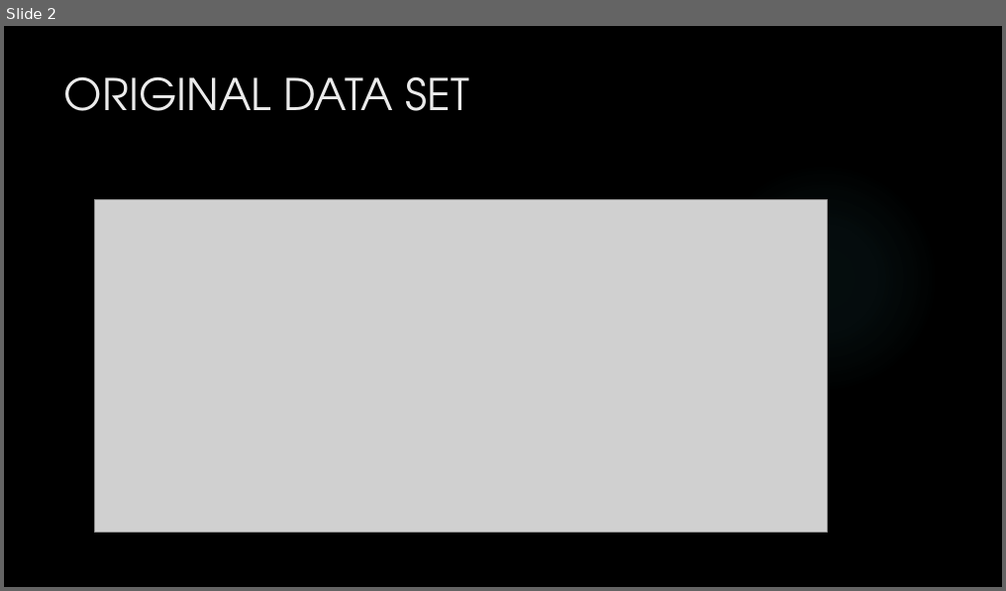
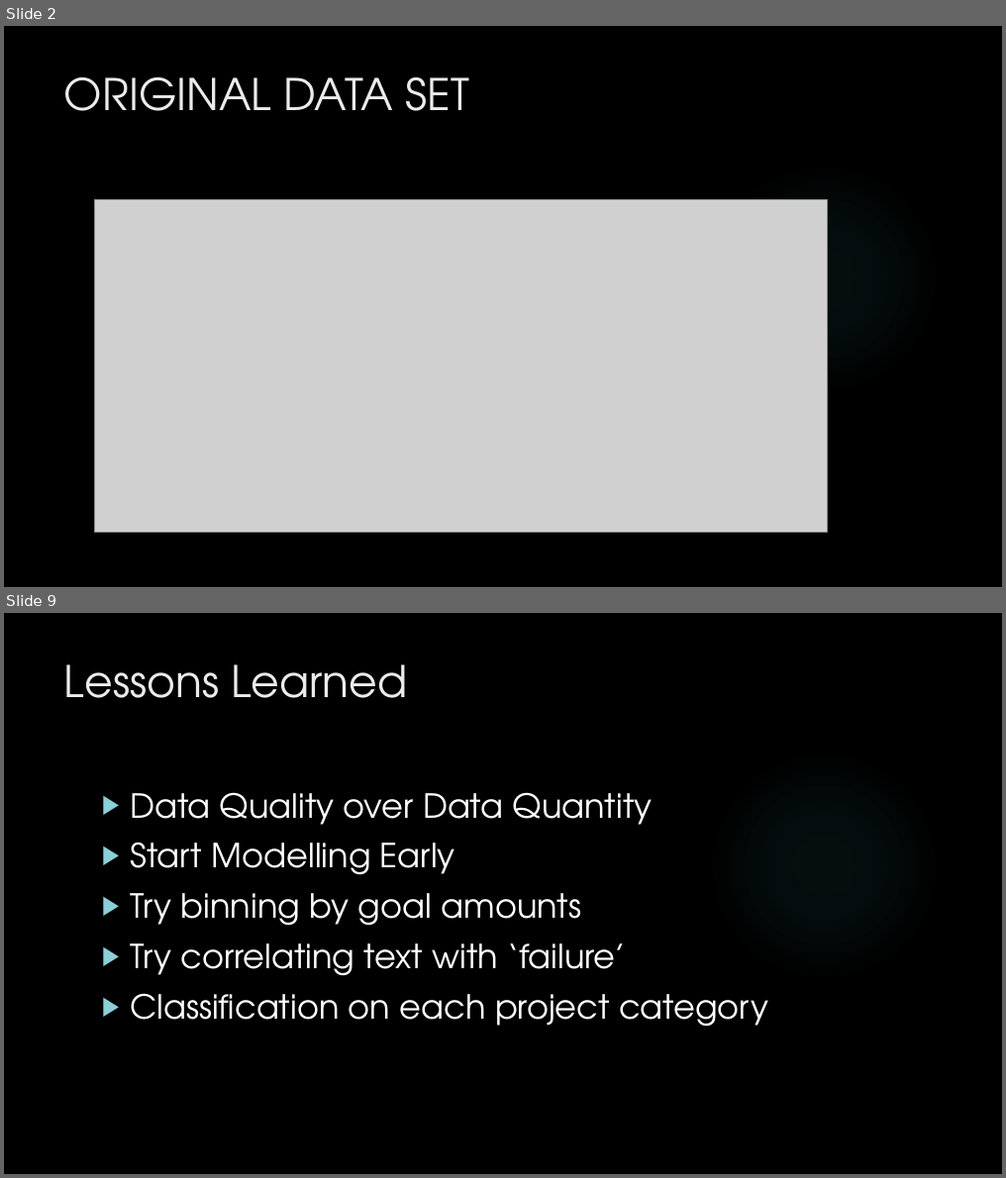
Before and after one commit to jedeming11/summerProject, a slide deck: Presentation.pptx. Shown one above the other, each under a label of ours: slide 2 before the commit, slides 2 and 9 after it; the slides between them are not shown. The pictures are 1006x591 and 1006x1178 pixels, drawn with LibreOffice and Linux fonts; fonts in the diff are those of the drawing; grey boxes stand for pictures; background and template pictures are left out. Boxes give left, top, right and bottom in pixels: in the first picture for what was removed or moved away, otherwise in the second. Text is boxed around its words. In the diff, an @@ line names an element or a change of style, - is before the commit and + after.

```diff
--- a/Presentation.pptx
+++ b/Presentation.pptx
@@ slide 9 added at box(4, 613, 1002, 1174), background picture (left out); not listed: 1 template element that a slide beside it also shows @@
@@ title added at box(64, 664, 407, 698), 42 pt, text #EBEBEB @@
+Lessons Learned
@@ text added at box(130, 792, 768, 1027), 32 pt, text #FFFFFF @@
+▶ Data Quality over Data Quantity
+▶ Start Modelling Early
+▶ Try binning by goal amounts
+▶ Try correlating text with ‘failure’
+▶ Classification on each project category
```
Also in this commit, not shown: 4 slides changed, 3 other slides added, 2 slides removed.
